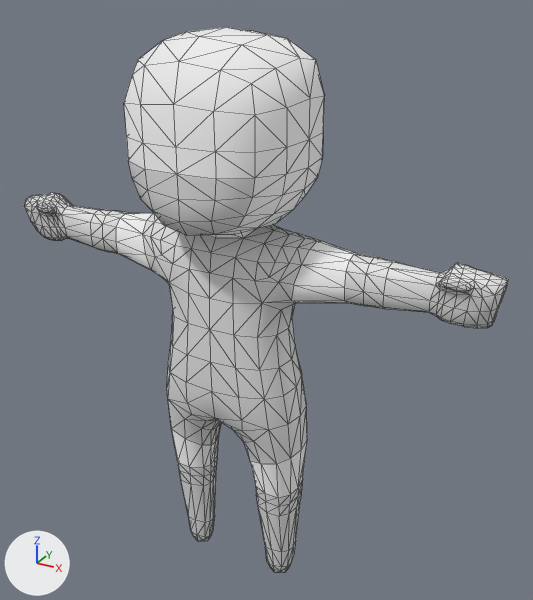
One commit to the glTF model assets/Person.gltf: the scene before it, then after it.
Camera for both pictures: a 50 mm camera at (1.79, -2.9, 3.13) aimed at (0.12, 0.14, 1.61). The lights are fixed; the arrows at lower left show +X, +Y and +Z. The first picture is the older version. Mesh edges are drawn as thin lines. Vertices at exactly the same position are counted once.

Objects in the first picture: 'Body'.
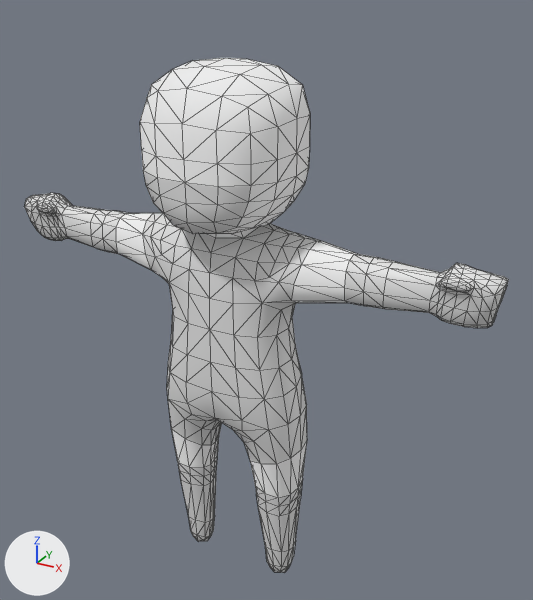
The newer file is also rescaled (x0.7) as a whole; pictures and numbers use the older file's frame.

Diff of the bpy script that builds the scene:
```diff
--- a/assets/Person.gltf.py
+++ b/assets/Person.gltf.py
@@ me_cube_004 @@
 # used by ob_body; location = (0.0, 0.0, 0.0)
-me_cube_004.from_pydata(...)  # 896 vertices, 1784 faces; spans x -1.32..1.31, y -0.41..0.4, z -0.02..2.92
+me_cube_004.from_pydata(...)  # 896 vertices, 1784 faces; spans x -1.32..1.31, y -0.36..0.35, z -0.02..2.8
+# me_cube_004 part 1: the loose piece of 130 vertices spanning x -0.41..0.41, y -0.41..0.4, z 2.05..2.92 is scaled about its middle by 0.861, then moved by (0.0, 0.0, -0.06)
+# other edits to the shape of me_cube_004 do not show in these pictures
 me_cube_004.materials.append(mat_skin)
```

Location of each change, (x1, y1, x2, y2) in pixels of the pictures (533 x 600 px; the box of a moved part takes in the faces that stretch with it):
'Body', reshaped: before (24, 27, 509, 573); after (24, 58, 509, 573)
part 1 of me_cube_004, moved or reshaped: before (124, 27, 325, 236); after (140, 58, 310, 234)
